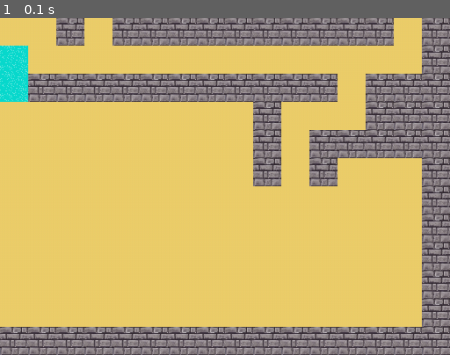
Above: before the commit, frame 1.
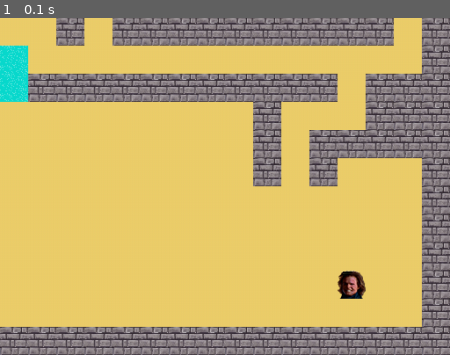
Above: after the commit, the same moment.

Repository: fr0stbytess/pygamemaze
Game: pygame game, started from app.py
Same seed, same stepped clock (60 frames per second), same inputs: the game is played once before the commit and once after it.
Inputs:
- Up to frame 1 (0.1 s): no input
The pictures show only the part of the screen within x 50-100%, y 50-100%; the shares and areas given below are measured in that part.

The runs differ from the first frame. In frame 1, 0.5% of the frame differs, in the area x 74-82%, y 75-84%.

Commit message:
add guardian sprite in the game

Diff:
--- a/app.py
+++ b/app.py
@@ -37,10 +37,10 @@
     def new_game(self):
         """This method will initialize all the variables and
            start a new game"""
-
         self.all_sprites = pg.sprite.Group()
         self.walls = pg.sprite.Group()
         self.water = pg.sprite.Group()
+        self.guardian = pg.sprite.Group()
         for row, tiles in enumerate(self.map_data):
             for col, tile in enumerate(tiles):
                 if tile == "1":
@@ -49,10 +49,11 @@
                     self.player = sprites.Player(self, col, row)
                 if tile == "W":
                     sprites.Water(self, col, row)
+                if tile == "G":
+                    sprites.Guardian(self, col, row)
 
     def run_client(self):
         """As the method name says itself, it will run the game client"""
-
         self.running = True
         while self.running:
             self.delta = self.clock.tick(self.fps) / 1000
@@ -91,7 +92,6 @@
     def events(self):
         """This method will catch all the events and perform
            specific actions"""
-
         for event in pg.event.get():
             if event.type == pg.QUIT:
                 self.log_actions()
